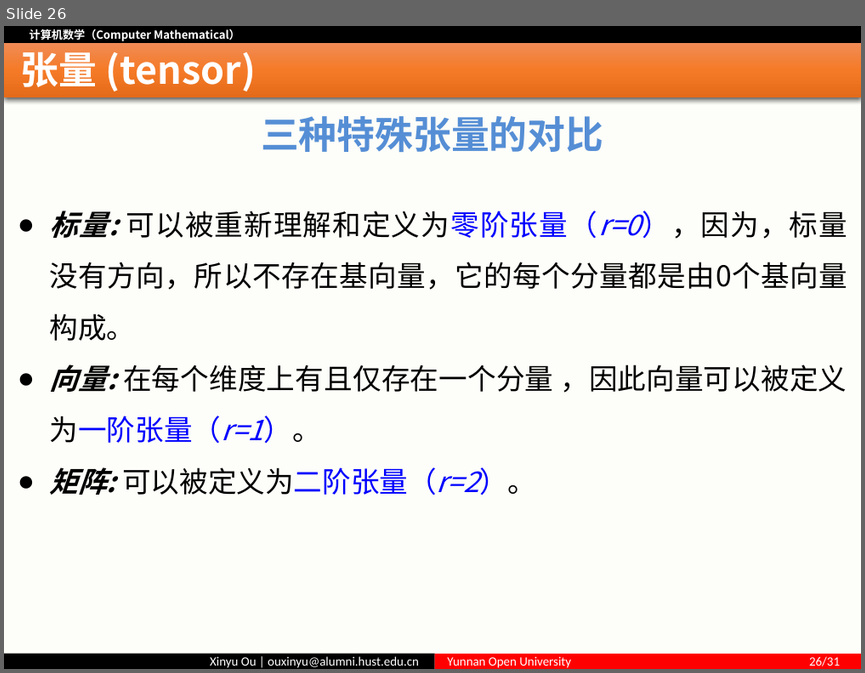
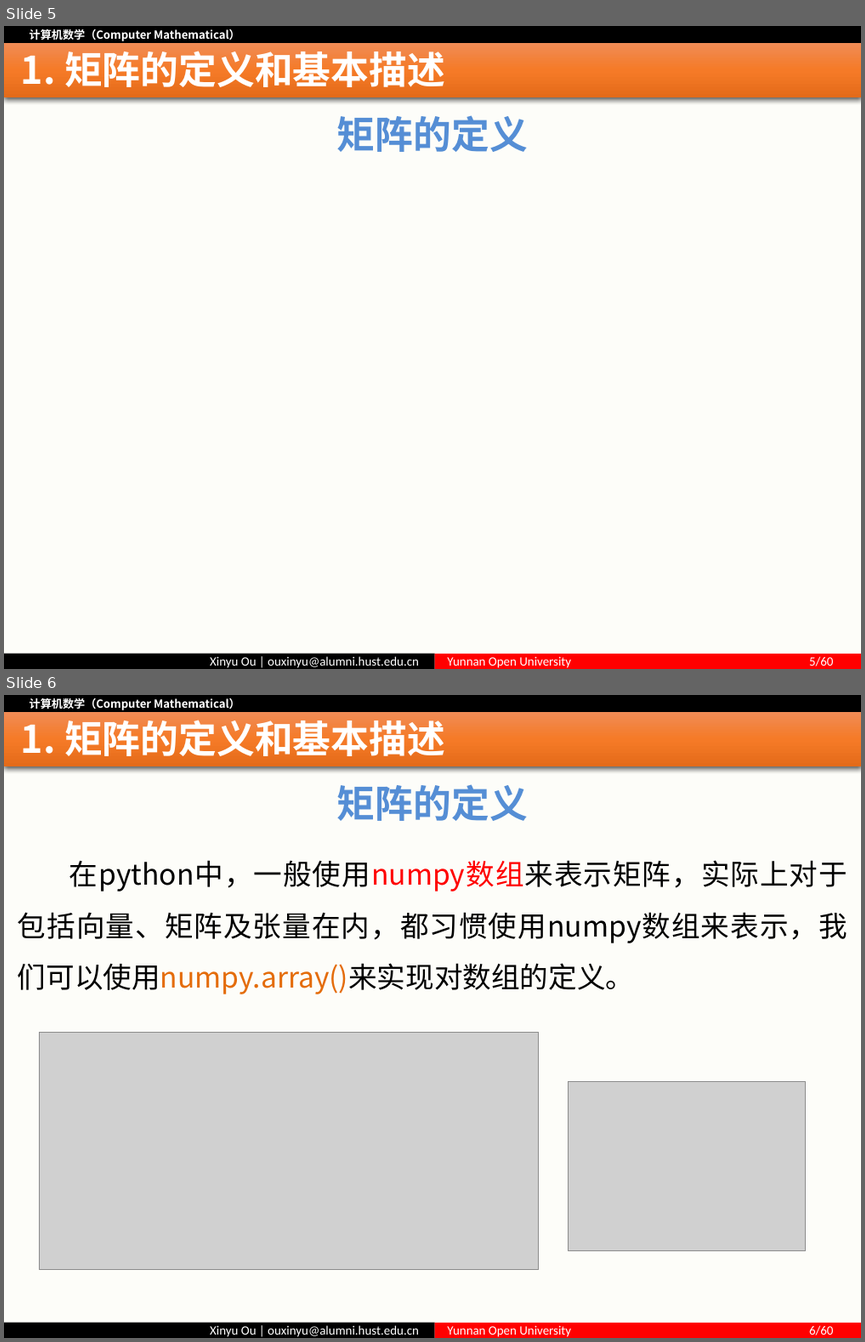
Before and after one commit to ouxinyu/Teaching, a slide deck: ComputerMath/PPT/第04讲 矩阵.pptx. Shown one above the other, each under a label of ours: slide 26 before the commit, slides 5 and 6 after it. The pictures are 865x673 and 865x1342 pixels, drawn with LibreOffice and Linux fonts; fonts in the diff are those of the drawing; grey boxes stand for pictures. Boxes give left, top, right and bottom in pixels: in the first picture for what was removed or moved away, otherwise in the second. Text is boxed around its words. In the diff, an @@ line names an element or a change of style, - is before the commit and + after.

Commit message:
new chapter
计算机数学新增矩阵章节，修订其他细节的错误，更新数学和机器学习的课程首页

```diff
--- a/ComputerMath/PPT/第04讲 矩阵.pptx
+++ b/ComputerMath/PPT/第04讲 矩阵.pptx
@@ slide 6 added at <box>4,695,861,1338</box>, background #FFFFFF; not listed: 5 template elements that a slide beside it also shows @@
@@ title added at <box>21,720,445,763</box>, 32 pt, text #FFFFFF, bold @@
+1. 矩阵的定义和基本描述
@@ text added at <box>337,784,528,821</box>, 32 pt, text #558ED5, bold @@
+矩阵的定义
@@ text added at <box>18,860,847,994</box>, 24 pt, text #000000 @@
+在python中，一般使用numpy数组来表示矩阵，实际上对于包括向量、矩阵及张量在内，都习惯使用numpy数组来表示，我们可以使用numpy.array()来实现对数组的定义。
@@ picture added at <box>40,1032,539,1269</box> @@
@@ picture added at <box>568,1082,805,1250</box> @@
@@ what was slide 26 is now slide 5 @@
@@ slide 5 changed as well @@
@@ title at <box>21,51,445,94</box>: text changed @@
-张量 (tensor)
+1. 矩阵的定义和基本描述
@@ text at <box>337,115,528,152</box>: text changed @@
-三种特殊张量的对比
+矩阵的定义
@@ text removed at <box>50,210,847,494</box> @@
-● 标量: 可以被重新理解和定义为零阶张量（r=0），因为，标量没有方向，所以不存在基向量，它的每个分量都是由0个基向量构成。
-● 向量: 在每个维度上有且仅存在一个分量 ，因此向量可以被定义为一阶张量（r=1）。
-● 矩阵: 可以被定义为二阶张量（r=2）。
@@ text in rectangle at <box>447,656,833,668</box>: text changed @@
-Yunnan Open University 26/31
+Yunnan Open University 5/60
```
Also in this commit, not shown: 4 other slides changed, 52 other slides added, 33 slides removed, 34 other files.
